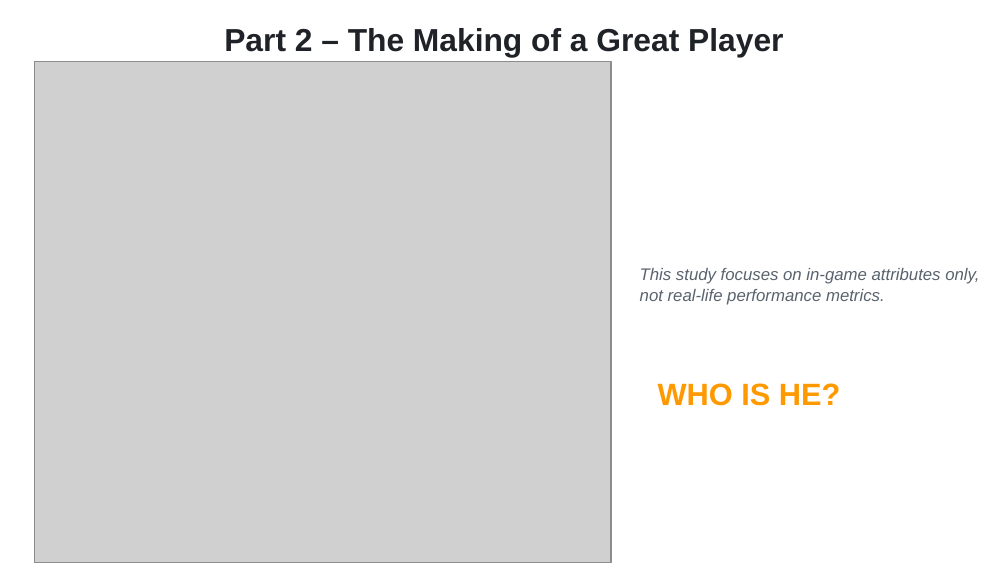
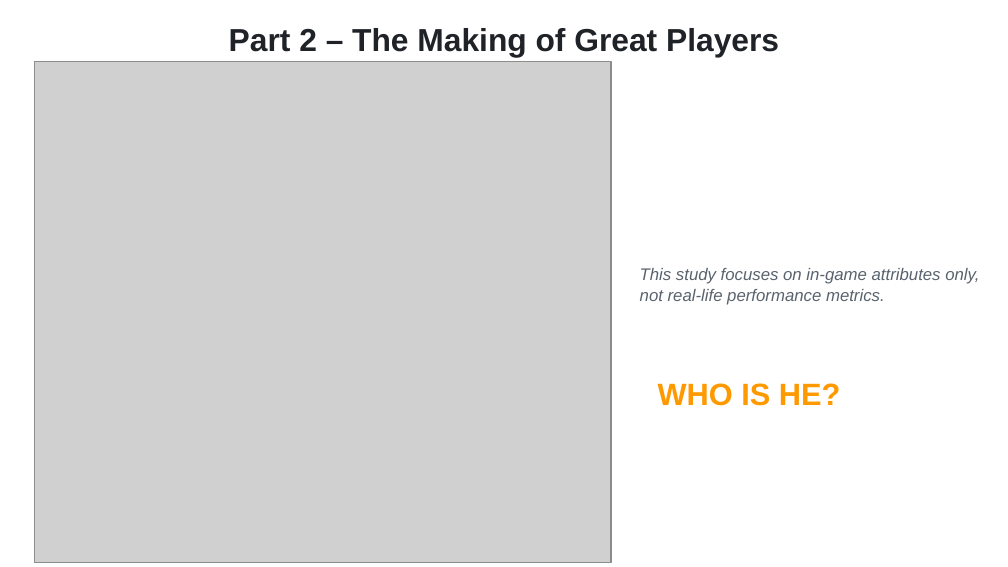
Before and after one commit to hoangbui93/Decoding-Modern-Football-Tactics-Talent-and-Transfer-Value, a slide deck: slide 22 of 🎓 Graduation Project.pptx (slide 21 before the commit). Drawn at 1008x567 pixels with LibreOffice and Linux fonts; fonts in the diff are those of the drawing; grey boxes stand for pictures. Boxes give left, top, right and bottom in pixels: in the first picture for what was removed or moved away, otherwise in the second. Text is boxed around its words. In the diff, an @@ line names an element or a change of style, - is before the commit and + after.

```diff
--- a/🎓 Graduation Project.pptx
+++ b/🎓 Graduation Project.pptx
@@ title at (229, 28, 779, 57): text changed @@
-Part 2 – The Making of a Great Player
+Part 2 – The Making of Great Players
```
Also in this commit, not shown: 17 other slides changed, 5 slides added, 3 slides removed, 2 other files.
